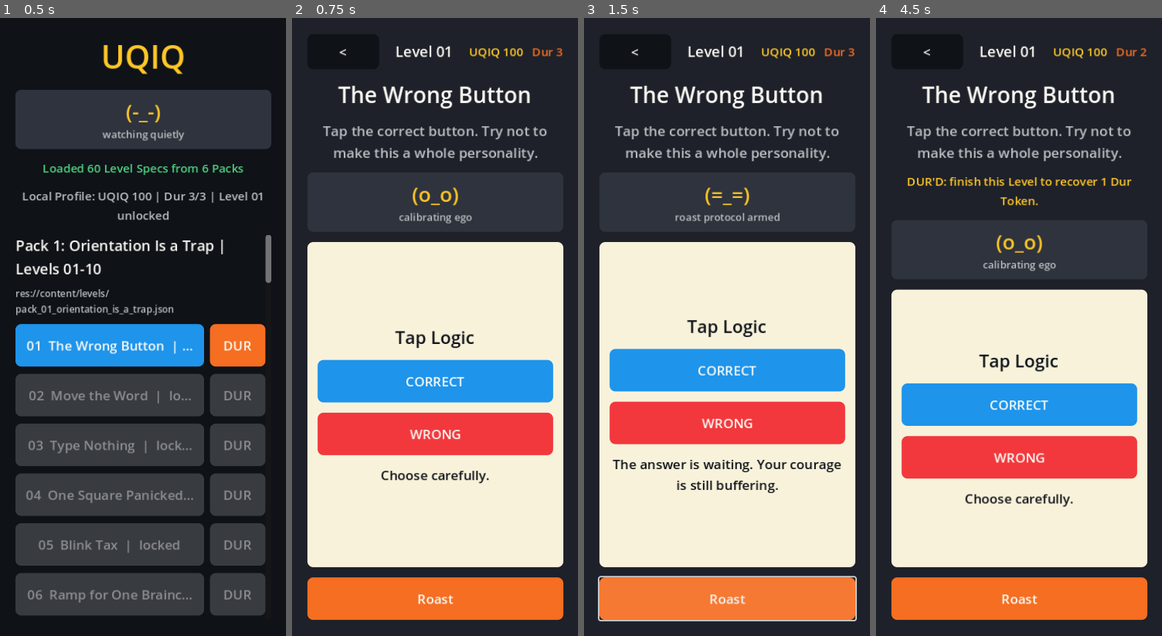
Above: before the commit, frames 1-4 (left to right).
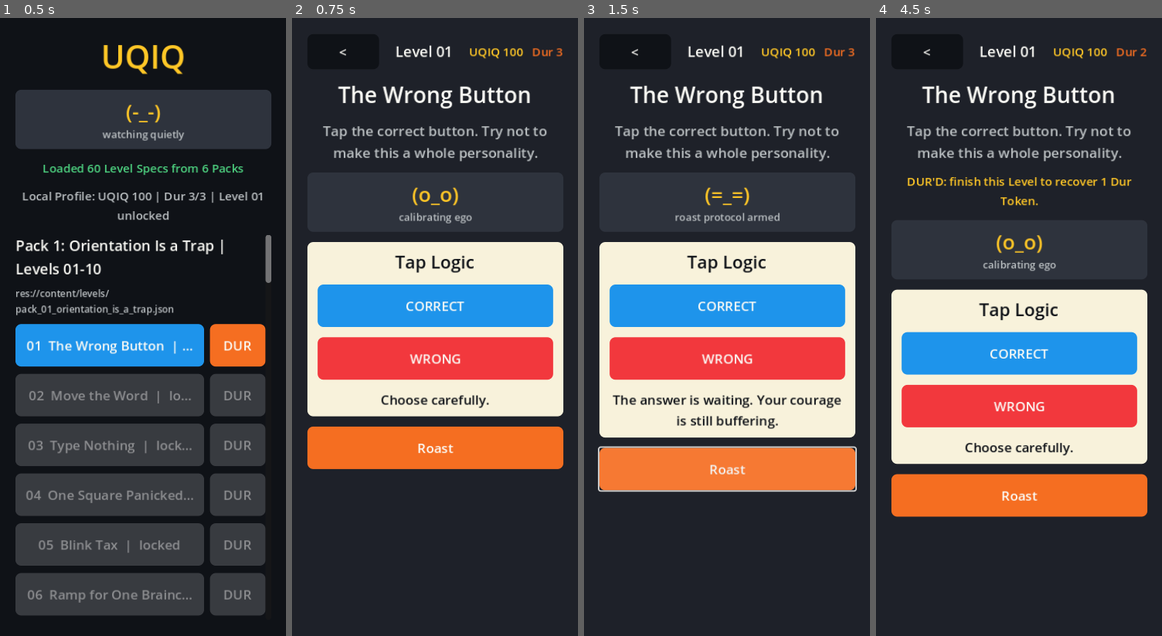
Above: after the commit, the same moments.

Repository: scwlkr/UQIQ
Game: Godot game, scene res://scenes/Main.tscn
The game is run twice, just before and just after one commit, with the same random seed, the same clock (stepped at 60 frames per second) and the same inputs.
Inputs:
- Up to frame 1 (0.5 s): no input
- Up to frame 2 (0.75 s): click "01 The Wrong Button | playable" at 0.5 s
- Up to frame 3 (1.5 s): click "Roast" at 1.25 s
- Up to frame 4 (4.5 s): click "Roast" at 2 s; click "<" at 2.75 s; click "DUR" at 3.5 s; click "01 The Wrong Button | DUR'D -…" at 4.25 s

Frame 1 is identical in both runs. In frame 2, 43% of the frame differs, in the area x 5-95%, y 38-98%; in frame 3, 44%, in the area x 4-96%, y 38-98%; in frame 4, 37%.

Commit message:
Fix long portrait screen fit

Diff:
--- a/scripts/main.gd
+++ b/scripts/main.gd
@@ -335,7 +335,7 @@
 	_physics_choice_label = null
 	_physics_result_label = null
 
-	var root := _make_screen(COLOR_PANEL, "play_screen")
+	var root := _make_screen(COLOR_PANEL, "play_screen", true)
 
 	var top_bar := HBoxContainer.new()
 	top_bar.size_flags_horizontal = Control.SIZE_EXPAND_FILL
@@ -583,7 +583,7 @@
 
 func _show_score_roastcard() -> void:
 	_set_judge_state("score")
-	var root := _make_screen(COLOR_INK, "score_roastcard")
+	var root := _make_screen(COLOR_INK, "score_roastcard", true)
 
 	_add_label(root, "Score Roastcard", 38, COLOR_YELLOW)
 	_add_judge_face(root, _judge_state)
@@ -648,7 +648,7 @@
 	actions.add_child(list_button)
 
 
-func _make_screen(background_color: Color, transition_name: String = "") -> VBoxContainer:
+func _make_screen(background_color: Color, transition_name: String = "", use_scroll: bool = false) -> VBoxContainer:
 	for child in get_children():
 		if child == _feedback_player:
 			continue
@@ -664,13 +664,30 @@
 	add_child(background)
 
 	var root := VBoxContainer.new()
-	root.set_anchors_preset(Control.PRESET_FULL_RECT)
-	root.offset_left = 20
-	root.offset_top = 22
-	root.offset_right = -20
-	root.offset_bottom = -22
+	if use_scroll:
+		var scroll := ScrollContainer.new()
+		scroll.set_anchors_preset(Control.PRESET_FULL_RECT)
+		scroll.horizontal_scroll_mode = ScrollContainer.SCROLL_MODE_DISABLED
+		add_child(scroll)
+
+		var margin := MarginContainer.new()
+		margin.size_flags_horizontal = Control.SIZE_EXPAND_FILL
+		margin.add_theme_constant_override("margin_left", 20)
+		margin.add_theme_constant_override("margin_top", 22)
+		margin.add_theme_constant_override("margin_right", 20)
+		margin.add_theme_constant_override("margin_bottom", 22)
+		scroll.add_child(margin)
+
+		root.size_flags_horizontal = Control.SIZE_EXPAND_FILL
+		margin.add_child(root)
+	else:
+		root.set_anchors_preset(Control.PRESET_FULL_RECT)
+		root.offset_left = 20
+		root.offset_top = 22
+		root.offset_right = -20
+		root.offset_bottom = -22
+		add_child(root)
 	root.add_theme_constant_override("separation", 14)
-	add_child(root)
 	_apply_screen_transition(root, transition_name)
 	return root
 
--- /dev/null
+++ b/scripts/verify_issue_38_long_screen_fit.gd
@@ -0,0 +1,126 @@
+extends SceneTree
+
+const LevelLoaderScript := preload("res://scripts/level_loader.gd")
+const LocalProfileScript := preload("res://scripts/local_profile.gd")
+const MainScene := preload("res://scenes/Main.tscn")
+const TEST_SAVE_PATH := "user://issue_38_long_screen_fit_profile.json"
+
+var _loader := LevelLoaderScript.new()
+var _pack_set := {}
+var _main: Control
+var _profile: RefCounted
+var _failed := false
+
+
+func _initialize() -> void:
+	_remove_test_save()
+	_pack_set = _loader.load_default_packs()
+	_require(not _pack_set.is_empty(), _loader.last_error)
+	if _failed:
+		return
+
+	_boot_main_scene()
+	if _failed:
+		return
+
+	_verify_play_screen_scroll(41, "Submit")
+	_verify_play_screen_scroll(51, "Release Ball")
+	_verify_score_roastcard_scroll()
+	if _failed:
+		return
+
+	print("Issue #38 long-screen fit verification passed: content-heavy play screens and Score Roastcard expose lower actions inside portrait scroll containers.")
+	_cleanup()
+	quit(0)
+
+
+func _boot_main_scene() -> void:
+	_main = MainScene.instantiate() as Control
+	_require(_main != null, "Main scene could not be instantiated.")
+	_profile = LocalProfileScript.new(TEST_SAVE_PATH)
+	_main.set("_profile", _profile)
+	root.add_child(_main)
+	_main.call("_setup_feedback")
+	_require(_profile.last_error.is_empty(), _profile.last_error)
+
+
+func _verify_play_screen_scroll(level_number: int, required_button_text: String) -> void:
+	_main.call("_show_play_screen", _level_by_number(level_number))
+	_require(_scroll_has_button_text(_main, required_button_text), "Level %d play screen should expose %s inside a scroll container." % [level_number, required_button_text])
+	_require(_scroll_has_button_text(_main, "Roast"), "Level %d play screen should expose Roast inside a scroll container." % level_number)
+
+
+func _verify_score_roastcard_scroll() -> void:
+	var level := _level_by_number(1)
+	_main.call("_show_play_screen", level)
+	_main.call("_handle_tap_target", str(_solution(level).get("target_id", "")))
+	_require(_scroll_has_label_text(_main, "The correct answer is the button labeled WRONG."), "Score Roastcard should expose lower UQIQ Moment content inside a scroll container.")
+	_require(_scroll_has_button_text(_main, "Level List"), "Score Roastcard should expose Level List action inside a scroll container.")
+
+
+func _scroll_has_button_text(node: Node, text: String) -> bool:
+	if node is ScrollContainer:
+		return _node_has_button_text(node, text)
+	for child in node.get_children():
+		if _scroll_has_button_text(child, text):
+			return true
+	return false
+
+
+func _scroll_has_label_text(node: Node, text: String) -> bool:
+	if node is ScrollContainer:
+		return _node_has_label_text(node, text)
+	for child in node.get_children():
+		if _scroll_has_label_text(child, text):
+			return true
+	return false
+
+
+func _node_has_button_text(node: Node, text: String) -> bool:
+	if node is Button and str(node.text).contains(text):
+		return true
+	for child in node.get_children():
+		if _node_has_button_text(child, text):
+			return true
+	return false
+
+
+func _node_has_label_text(node: Node, text: String) -> bool:
+	if node is Label and str(node.text).contains(text):
+		return true
+	for child in node.get_children():
+		if _node_has_label_text(child, text):
+			return true
+	return false
+
+
+func _level_by_number(level_number: int) -> Dictionary:
+	var level := _loader.find_level_by_number(_pack_set, level_number)
+	_require(not level.is_empty(), "Level %d should exist in default packs." % level_number)
+	return level
+
+
+func _solution(level: Dictionary) -> Dictionary:
+	var solution = level.get("solution", {})
+	if typeof(solution) == TYPE_DICTIONARY:
+		return solution
+	return {}
+
+
+func _remove_test_save() -> void:
+	var absolute_path := ProjectSettings.globalize_path(TEST_SAVE_PATH)
+	if FileAccess.file_exists(absolute_path):
+		DirAccess.remove_absolute(absolute_path)
+
+
+func _cleanup() -> void:
+	_remove_test_save()
+
+
+func _require(condition: bool, message: String) -> void:
+	if condition:
+		return
+	_failed = true
+	push_error(message)
+	_cleanup()
+	quit(1)
Binary file changed: docs/app-store/screenshots/02_level_01_play.png
Binary file changed: docs/app-store/screenshots/03_pattern_grid.png
Binary file changed: docs/app-store/screenshots/04_memory_flash.png
Binary file changed: docs/app-store/screenshots/05_physics_draw.png
Binary file changed: docs/app-store/screenshots/06_score_roastcard.png
Not shown, changed: README.md
Not shown, changed: docs/APP_STORE_METADATA_DRAFT.md
Not shown, changed: docs/INTERNAL_TESTFLIGHT_MATURITY_BACKLOG.md
Not shown, changed: docs/RELEASE_STATUS.md
